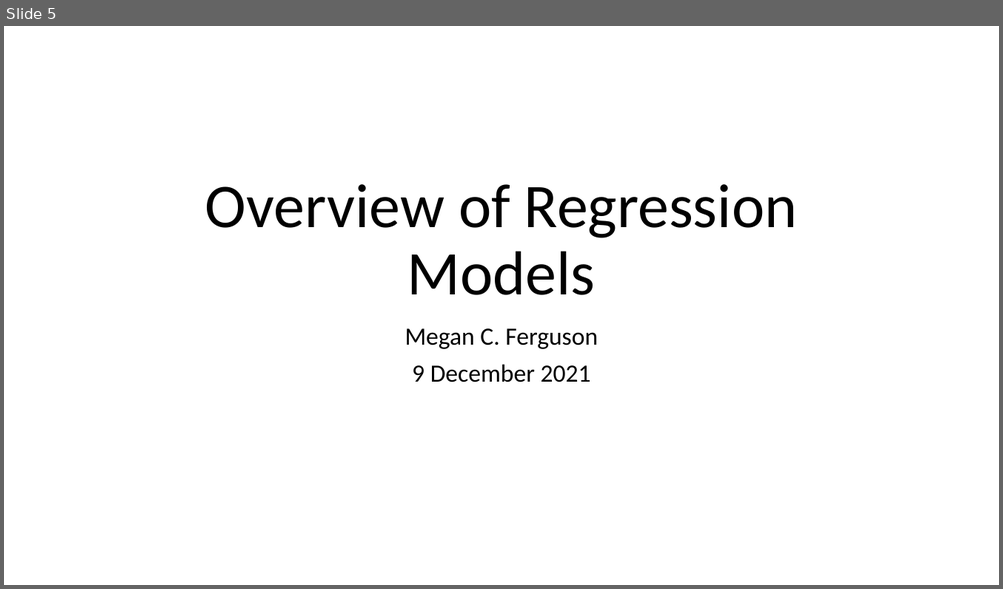
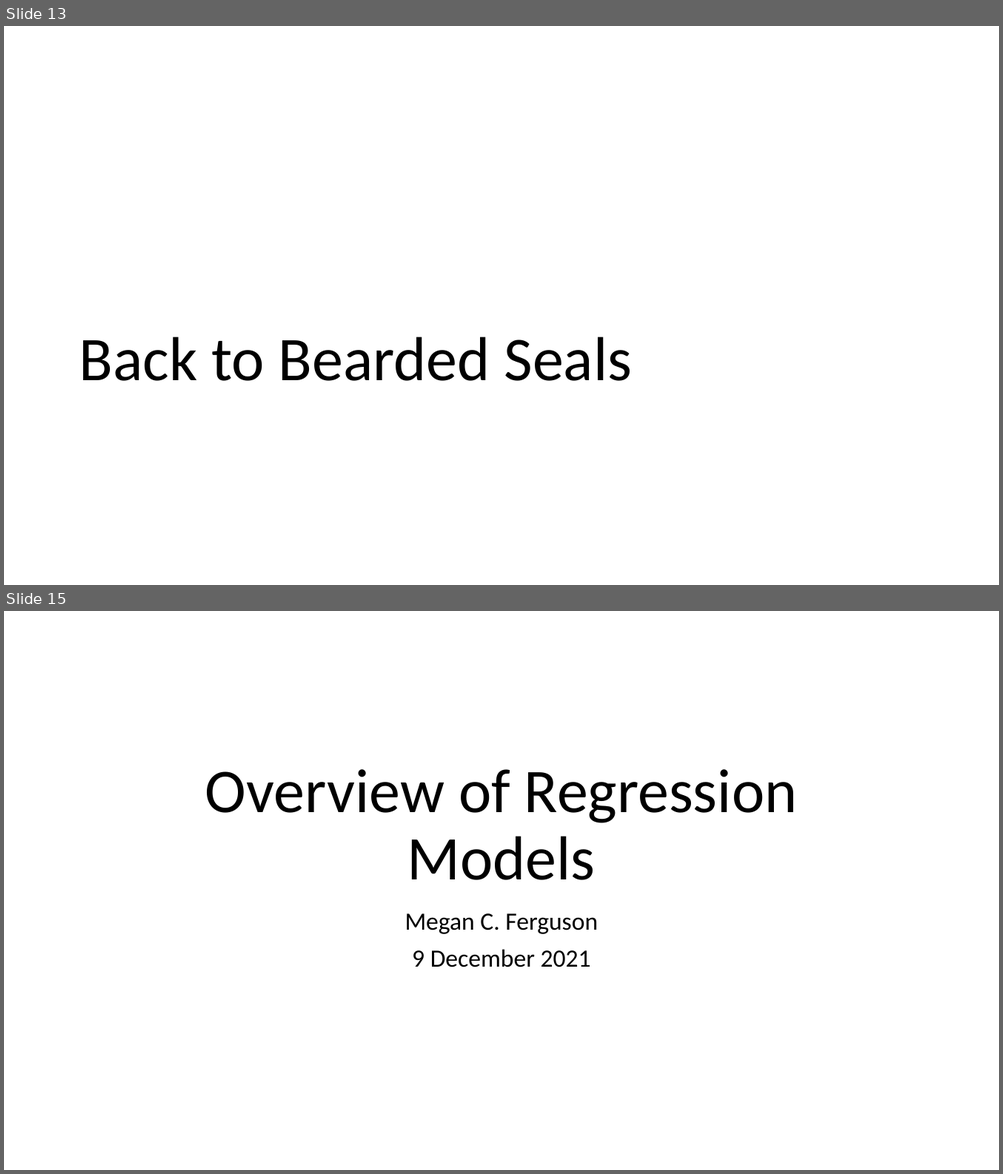
Before and after one commit to ELaBrecque-MMC/RegressionModelOverview, a slide deck: Notes/RegressionModelOverview.pptx. Shown one above the other, each under a label of ours: slide 5 before the commit, slides 13 and 15 after it; the slides between them are not shown. The pictures are 1003x589 and 1003x1174 pixels, drawn with LibreOffice and Linux fonts; fonts in the diff are those of the drawing. Boxes give left, top, right and bottom in pixels: in the first picture for what was removed or moved away, otherwise in the second. Text is boxed around its words. In the diff, an @@ line names an element or a change of style, - is before the commit and + after.

Commit message:
Completed Bearded Seal case study slides up to candidate models.

```diff
--- a/Notes/RegressionModelOverview.pptx
+++ b/Notes/RegressionModelOverview.pptx
@@ slide 13 added at box(4, 26, 999, 585), background #FFFFFF @@
@@ title added at box(79, 337, 632, 381), 60 pt, text #000000 @@
+Back to Bearded Seals
@@ what was slide 5 is now slide 15 @@
```
Also in this commit, not shown: 5 slides changed, 10 other slides added, 3 other files.
